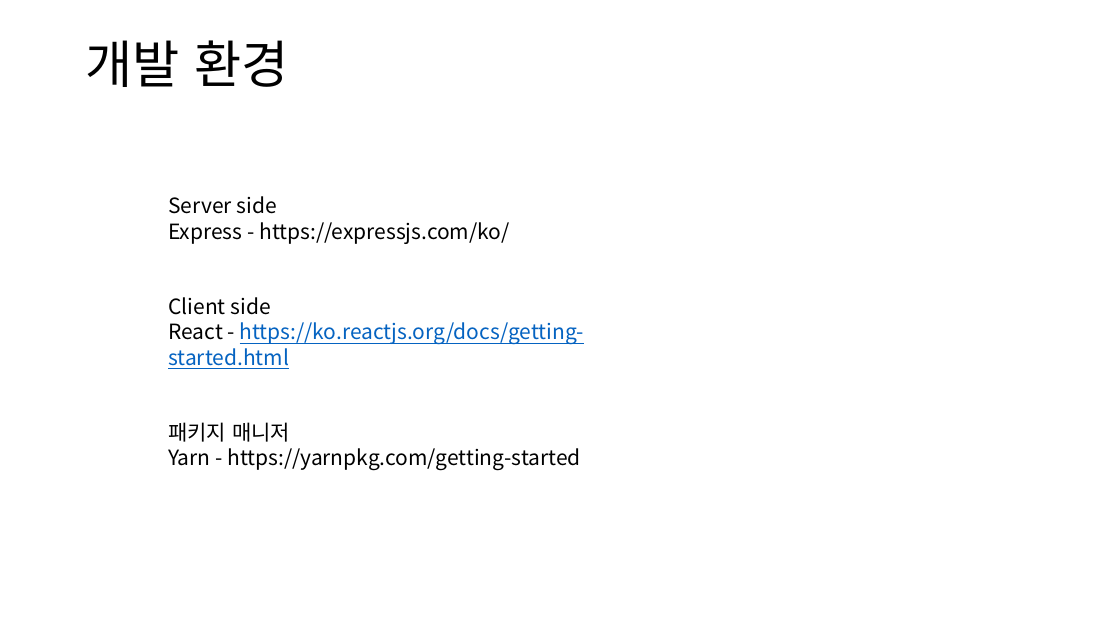
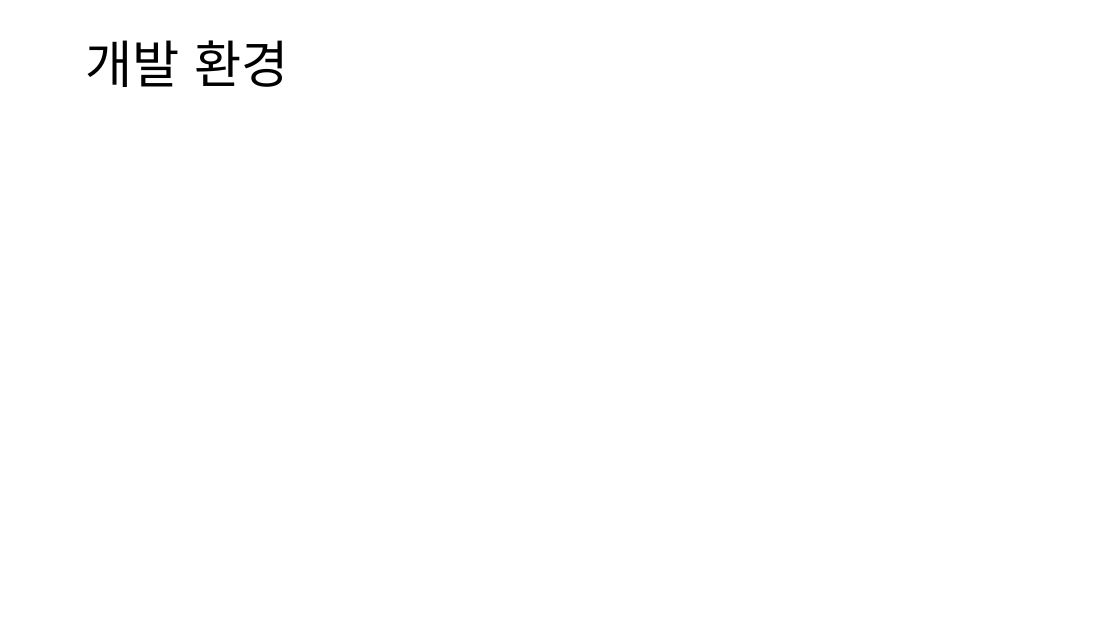
Before and after one commit to Humax-tut/jjsong2, a slide deck: slide 3 of React_Study.pptx. Drawn at 1120x630 pixels with LibreOffice and Linux fonts; fonts in the diff are those of the drawing. Boxes give left, top, right and bottom in pixels: in the first picture for what was removed or moved away, otherwise in the second. Text is boxed around its words. In the diff, an @@ line names an element or a change of style, - is before the commit and + after.

```diff
--- a/React_Study.pptx
+++ b/React_Study.pptx
@@ text removed at bbox=[168, 196, 585, 471] @@
-Server side
-Express - https://expressjs.com/ko/
-Client side
-React - https://ko.reactjs.org/docs/getting-started.html
-패키지 매니저
-Yarn - https://yarnpkg.com/getting-started
```
Also in this commit, not shown: 1 other slide changed, 4 slides added.
